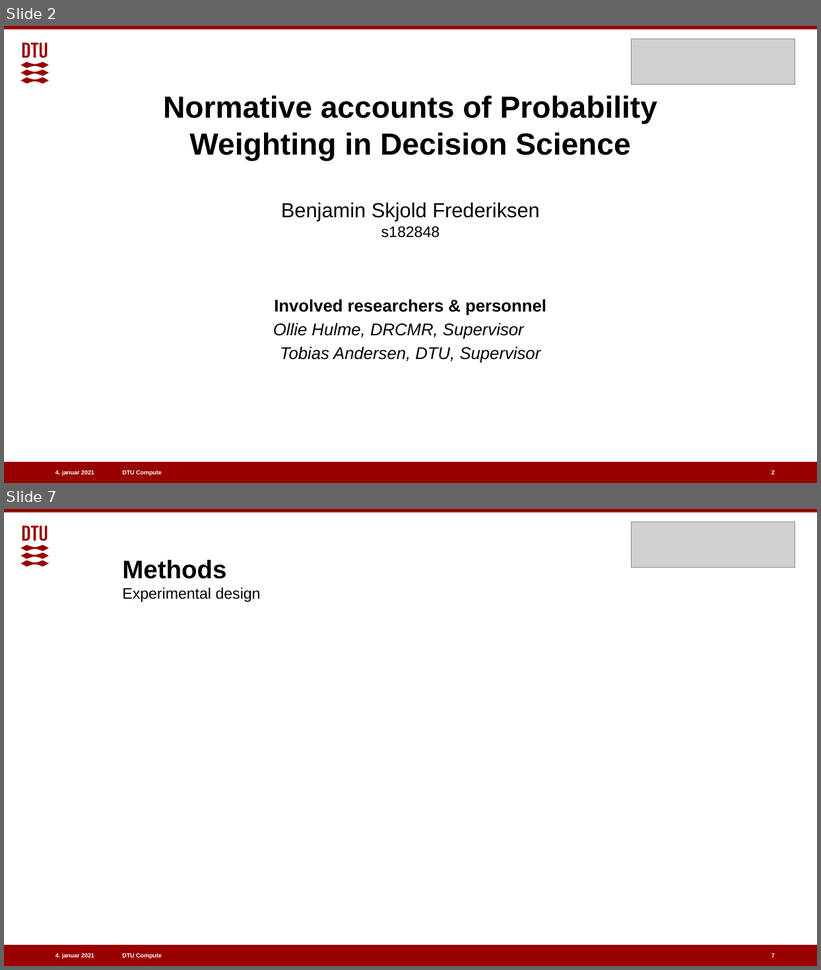
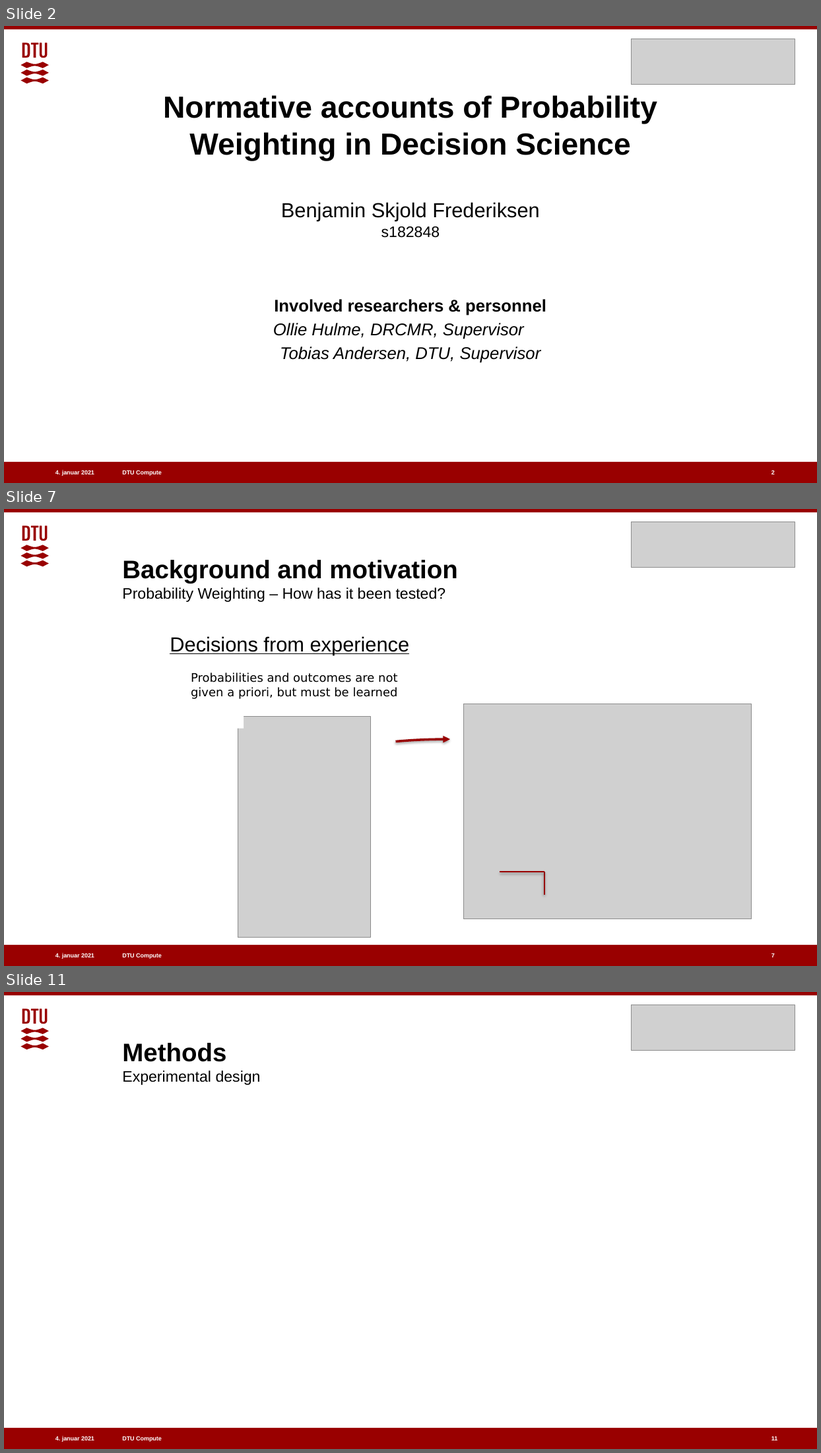
Before and after one commit to benj1003/Comparing-normative-and-descriptive-models-of-probability-weighting, a slide deck: Presentations/Oral defence 07-01-2021.pptx. Shown one above the other, each under a label of ours: slides 2 and 7 before the commit, slides 2, 7 and 11 after it; the slides between them are not shown. The pictures are 821x970 and 821x1453 pixels, drawn with LibreOffice and Linux fonts; fonts in the diff are those of the drawing; grey boxes stand for pictures; background and template pictures are left out. Boxes give left, top, right and bottom in pixels: in the first picture for what was removed or moved away, otherwise in the second. Text is boxed around its words. In the diff, an @@ line names an element or a change of style, - is before the commit and + after.

```diff
--- a/Presentations/Oral defence 07-01-2021.pptx
+++ b/Presentations/Oral defence 07-01-2021.pptx
@@ slide 7 added at [4, 509, 817, 966], background #FFFFFF; not listed: 5 template elements that a slide beside it also shows @@
@@ picture added at [632, 522, 795, 568] @@
@@ title added at [122, 560, 457, 602], 18 pt, text #000000 @@
+Background and motivation
+Probability Weighting – How has it been tested?
@@ text added at [170, 636, 410, 655], 24 pt, text #000000, underline @@
+Decisions from experience
@@ text added at [191, 673, 398, 699], 14 pt, text #000000 @@
+Probabilities and outcomes are not given a priori, but must be learned
@@ picture added at [463, 704, 751, 920] @@
@@ rectangle added at [228, 709, 244, 729], fill #FFFFFF @@
@@ picture added at [238, 716, 370, 939] @@
@@ arc (boxed as its full ellipse) added at [329, 739, 570, 784], outline #990000 2.75 pt @@
@@ line added from (545, 872) to (500, 872), #990000 1.5 pt @@
@@ line added from (545, 872) to (545, 895), #990000 1.5 pt @@
@@ page number added at [772, 953, 775, 958], 7 pt, text #FFFFFF, bold @@
+7
@@ what was slide 7 is now slide 11 @@
@@ page number at [772, 1437, 778, 1441]: text changed @@
-7
+11
```
Also in this commit, not shown: 4 slides changed, 3 other slides added.
